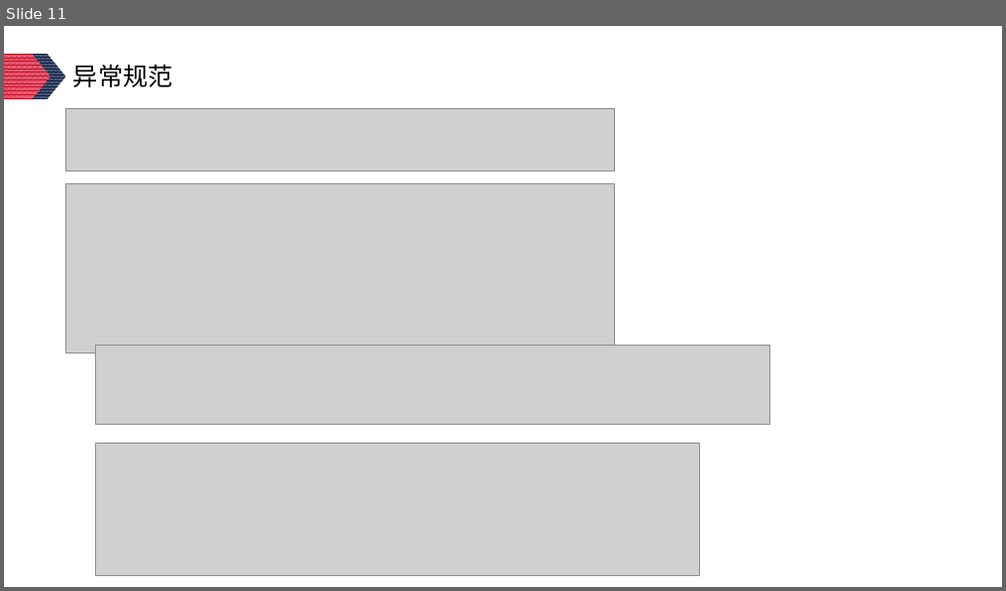
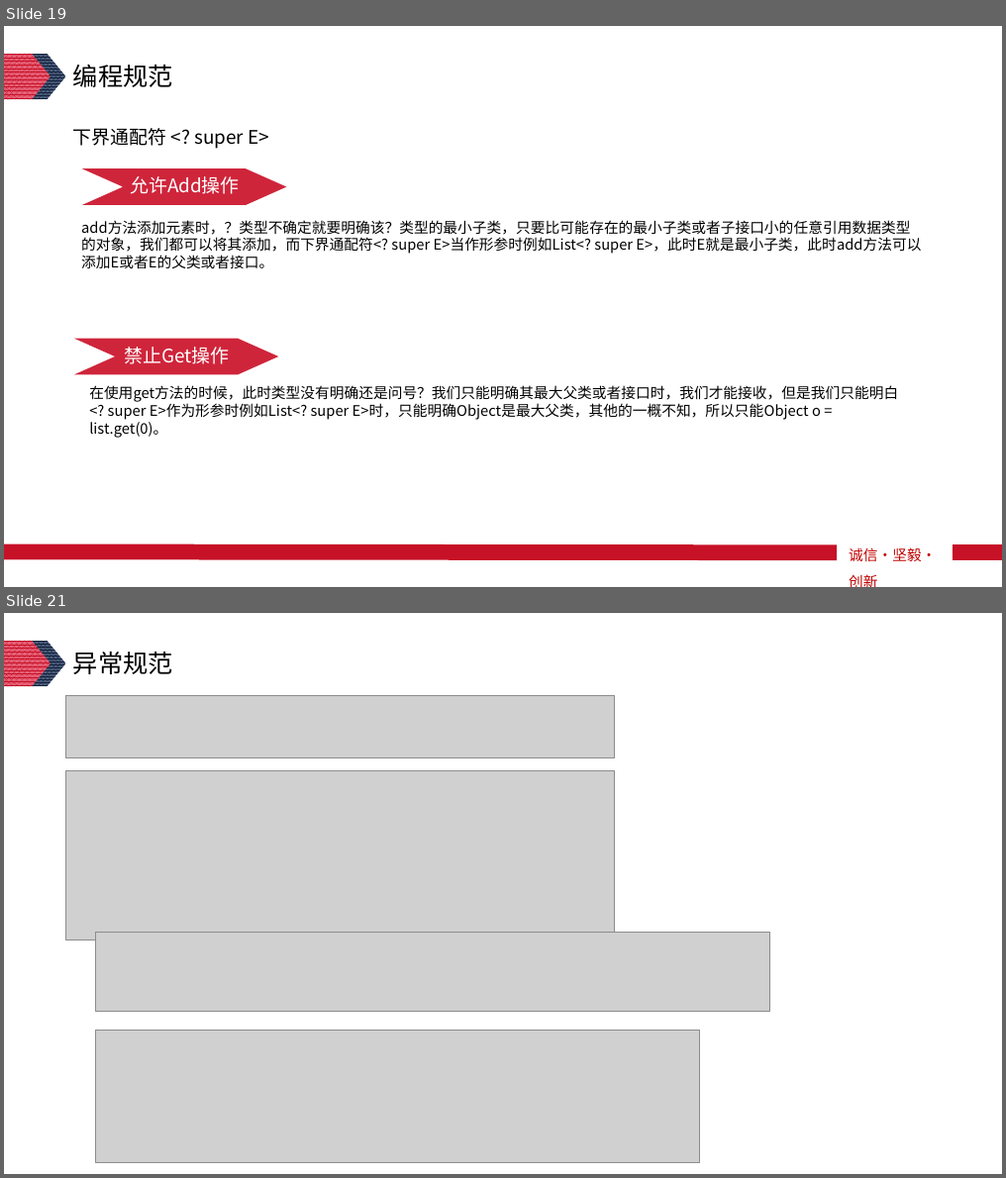
Before and after one commit to Lunzqd/codingProtocol, a slide deck: java开发手册知识分享-李龙.pptx. Shown one above the other, each under a label of ours: slide 11 before the commit, slides 19 and 21 after it; the slides between them are not shown. The pictures are 1006x591 and 1006x1178 pixels, drawn with LibreOffice and Linux fonts; fonts in the diff are those of the drawing; grey boxes stand for pictures. Boxes give left, top, right and bottom in pixels: in the first picture for what was removed or moved away, otherwise in the second. Text is boxed around its words. In the diff, an @@ line names an element or a change of style, - is before the commit and + after.

```diff
--- a/java开发手册知识分享-李龙.pptx
+++ b/java开发手册知识分享-李龙.pptx
@@ slide 19 added at (x1=4, y1=26, x2=1002, y2=587), background #FFFFFF; not listed: 2 template elements that a slide beside it also shows @@
@@ text added at (x1=73, y1=64, x2=173, y2=87), 24 pt, text #000000 @@
+编程规范
@@ text added at (x1=73, y1=128, x2=269, y2=149), 18 pt, text #000000 @@
+下界通配符 <? super E>
@@ freeform shape added at (x1=82, y1=169, x2=286, y2=205), fill #CF253B, 18 pt, text #FFFFFF @@
+允许Add操作
@@ text added at (x1=81, y1=220, x2=921, y2=270), 14 pt, text #000000 @@
+add方法添加元素时，？类型不确定就要明确该？类型的最小子类，只要比可能存在的最小子类或者子接口小的任意引用数据类型的对象，我们都可以将其添加，而下界通配符<? super E>当作形参时例如List<? super E>，此时E就是最小子类，此时add方法可以添加E或者E的父类或者接口。
@@ freeform shape added at (x1=74, y1=338, x2=279, y2=374), fill #CF253B, 18 pt, text #FFFFFF @@
+禁止Get操作
@@ text added at (x1=89, y1=385, x2=898, y2=438), 14 pt, text #000000 @@
+在使用get方法的时候，此时类型没有明确还是问号？我们只能明确其最大父类或者接口时，我们才能接收，但是我们只能明白<? super E>作为形参时例如List<? super E>时，只能明确Object是最大父类，其他的一概不知，所以只能Object o = list.get(0)。
@@ line added from (837, 553) to (4, 553), #C61127 15 pt @@
@@ text added at (x1=848, y1=548, x2=936, y2=563), 14 pt, text #C00000 @@
+诚信·坚毅·创新
@@ line added from (1002, 553) to (952, 553), #C61127 15 pt @@
@@ what was slide 11 is now slide 21 @@
```
Also in this commit, not shown: 5 slides changed, 9 other slides added, 1 other file.
